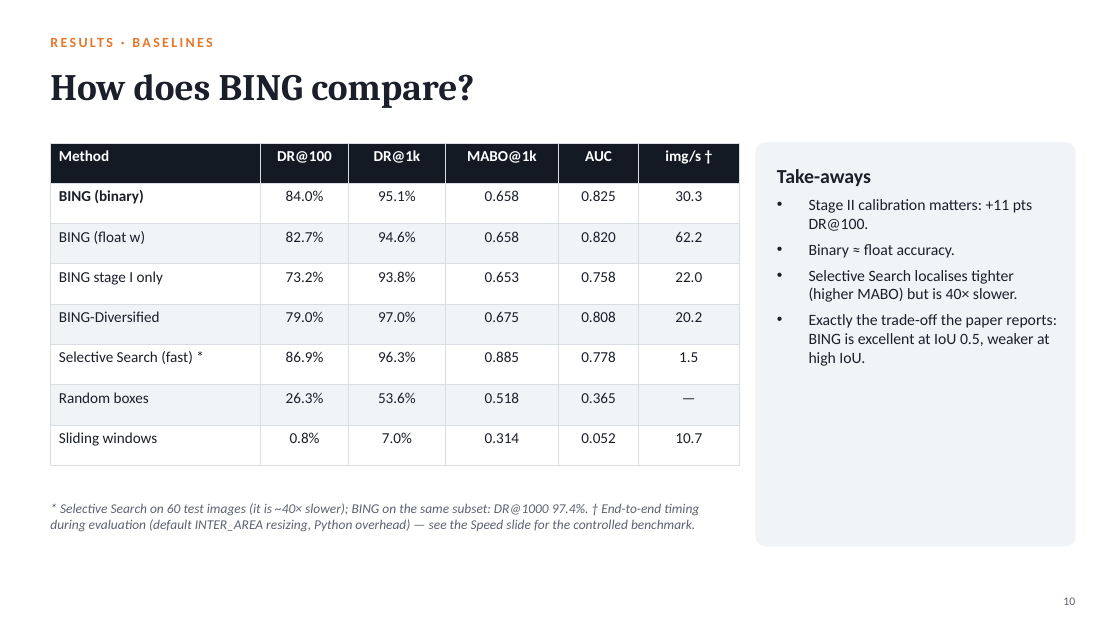
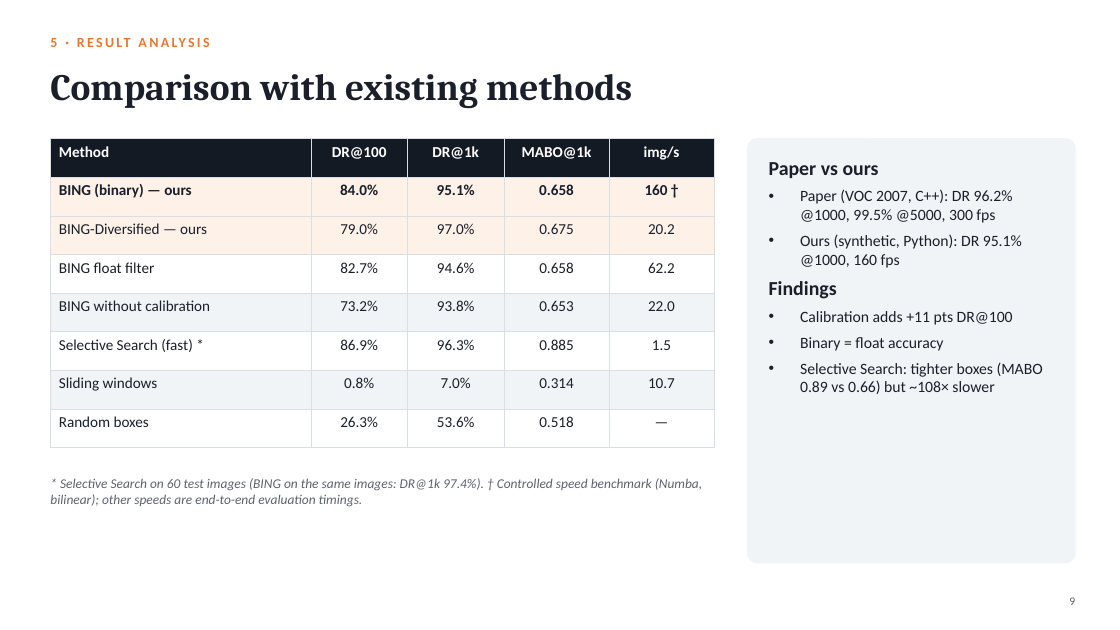
Before and after one commit to hari18305/cvprojectg10, a slide deck: slide 9 of presentation/BING_Objectness_Group10.pptx (slide 10 before the commit). Drawn at 1120x630 pixels with LibreOffice and Linux fonts; fonts in the diff are those of the drawing. Boxes give left, top, right and bottom in pixels: in the first picture for what was removed or moved away, otherwise in the second. Text is boxed around its words. In the diff, an @@ line names an element or a change of style, - is before the commit and + after.

Commit message:
Restructure presentation into 12 slides for a 10-minute talk
Sections: introduction, problem definition, proposed solution and novelty,
design and solution, result analysis with comparison to existing methods.

```diff
--- a/presentation/BING_Objectness_Group10.pptx
+++ b/presentation/BING_Objectness_Group10.pptx
@@ text at (50, 74, 632, 109): text changed @@
-How does BING compare?
+Comparison with existing methods
@@ table at (50, 139, 714, 431) @@
-column 1: Method | BING (binary) | BING (float w) | BING stage I only | BING-Diversified | Selective Search (fast) * | Random boxes | Sliding windows
-column 2: DR@100 | 84.0% | 82.7% | 73.2% | 79.0% | 86.9% | 26.3% | 0.8%
-column 3: DR@1k | 95.1% | 94.6% | 93.8% | 97.0% | 96.3% | 53.6% | 7.0%
-column 4: MABO@1k | 0.658 | 0.658 | 0.653 | 0.675 | 0.885 | 0.518 | 0.314
-column 5: AUC | 0.825 | 0.820 | 0.758 | 0.808 | 0.778 | 0.365 | 0.052
-column 6: img/s † | 30.3 | 62.2 | 22.0 | 20.2 | 1.5 | — | 10.7
+column 1: Method | BING (binary) — ours | BING-Diversified — ours | BING float filter | BING without calibration | Selective Search (fast) * | Sliding windows | Random boxes
+column 2: DR@100 | 84.0% | 79.0% | 82.7% | 73.2% | 86.9% | 0.8% | 26.3%
+column 3: DR@1k | 95.1% | 97.0% | 94.6% | 93.8% | 96.3% | 7.0% | 53.6%
+column 4: MABO@1k | 0.658 | 0.675 | 0.658 | 0.653 | 0.885 | 0.314 | 0.518
+column 5: img/s | 160 † | 20.2 | 62.2 | 22.0 | 1.5 | 10.7 | —
@@ table: place and size @@
-table at (50, 143, 739, 450)
+table at (50, 139, 714, 431)
@@ rounded rectangle: place and size @@
-rounded rectangle at (756, 143, 1075, 546)
+rounded rectangle at (748, 139, 1075, 563)
@@ rounded rectangle at (748, 139, 1075, 563): proportions changed @@
@@ text at (769, 162, 1043, 394): text changed @@
-Take-aways
-• Stage II calibration matters: +11 pts DR@100.
-• Binary ≈ float accuracy.
-• Selective Search localises tighter (higher MABO) but is 40× slower.
-• Exactly the trade-off the paper reports: BING is excellent at IoU 0.5, weaker at high IoU.
+Paper vs ours
+• Paper (VOC 2007, C++): DR 96.2% @1000, 99.5% @5000, 300 fps
+• Ours (synthetic, Python): DR 95.1% @1000, 160 fps
+Findings
+• Calibration adds +11 pts DR@100
+• Binary = float accuracy
+• Selective Search: tighter boxes (MABO 0.89 vs 0.66) but ~108× slower
@@ text at (50, 478, 702, 507): text changed @@
-* Selective Search on 60 test images (it is ~40× slower); BING on the same subset: DR@1000 97.4%. † End-to-end timing during evaluation (default INTER_AREA resizing, Python overhead) — see the Speed slide for the controlled benchmark.
+* Selective Search on 60 test images (BING on the same images: DR@1k 97.4%). † Controlled speed benchmark (Numba, bilinear); other speeds are end-to-end evaluation timings.
@@ text at (1069, 597, 1075, 605): text changed @@
-10
+9
```
Also in this commit, not shown: 6 other slides changed, 4 slides added, 10 slides removed, 1 other file.
